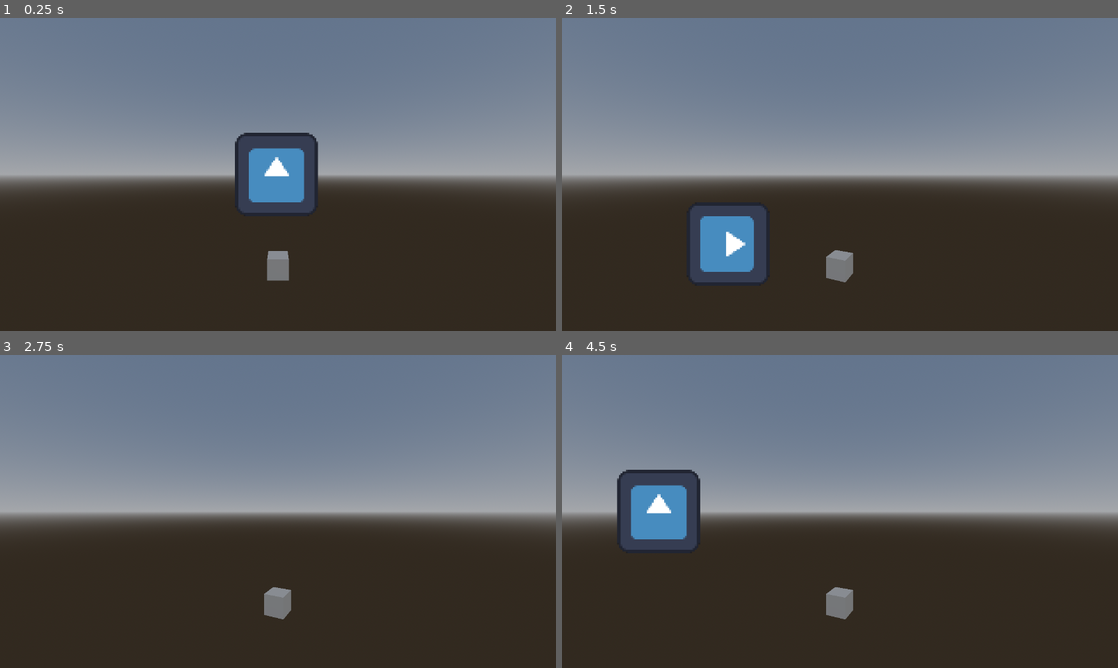
Above: before the commit, frames 1-4 (two rows, left to right).
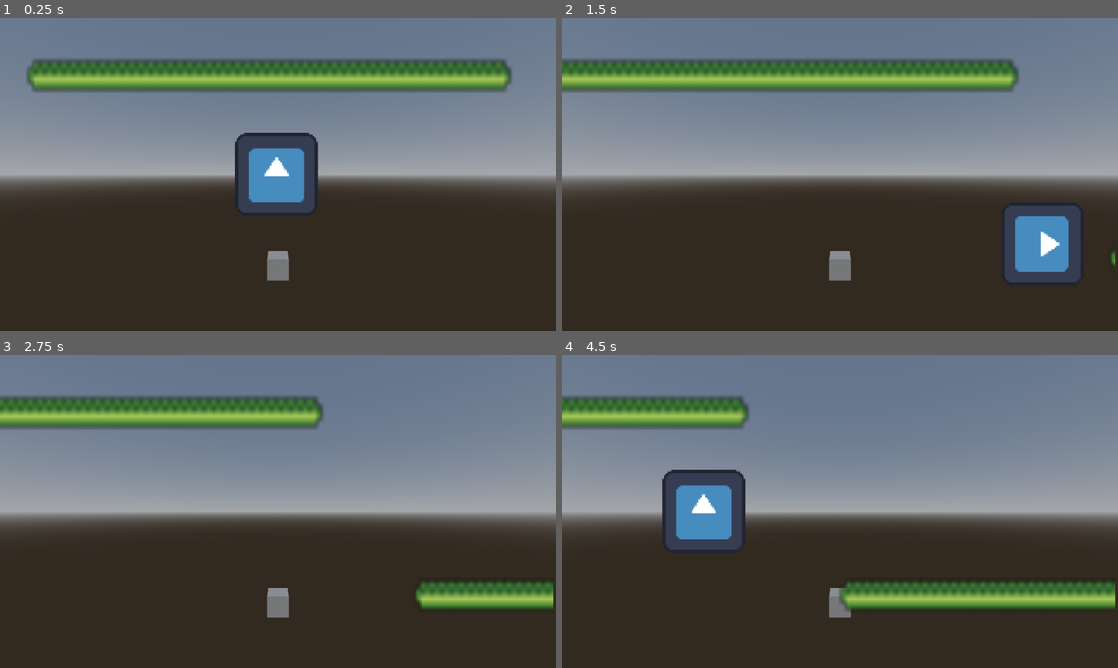
Above: after the commit, the same moments.

Repository: panorb/ludum-dare-55
Game: Godot game, scene res://game/game.tscn
Same seed, same stepped clock (60 frames per second), same inputs: the game is played once before the commit and once after it. The engine's default icon, where the game draws it, is replaced by a stand-in: a white triangle on a blue panel in a dark square.
Inputs (mouse positions are in pixels of both pictures, inside the frame that each line leads up to):
- Up to frame 1 (0.25 s): no input
- Up to frame 2 (1.5 s): tap Enter at 0.5 s; move the mouse to (962, 158) at 0.52 s; hold Right (ui_right) 0.53-1.28 s; click (962, 158) at 0.67 s; move the mouse to (728, 190) at 1.27 s; hold Down (ui_down) from 1.28 s (still down)
- Up to frame 3 (2.75 s): move the mouse to (333, 442) at 2.02 s; release Down (ui_down) at 2.03 s; hold Right (ui_right) from 2.03 s (still down)
- Up to frame 4 (4.5 s): move the mouse to (812, 574) at 2.77 s; release Right (ui_right) at 2.78 s; hold Up (ui_up) 2.78-3.53 s; click (812, 574) at 2.92 s; move the mouse to (1006, 558) at 3.52 s; hold Left (ui_left) from 3.53 s (still down); move the mouse to (673, 464) at 4.27 s

The runs differ from the first frame. In frame 1, 9.0% of the frame differs, in the area x 4-92%, y 13-24%; in frame 2, 15%, in the area x 0-100%, y 13-85%; in frame 3, 8.2%; in frame 4, 13%.

Commit message:
implemented basic player movement

Diff:
--- a/godot/game/game.gd
+++ b/godot/game/game.gd
@@ -5,15 +5,15 @@
 @onready var environment := %Environment
 @onready var level := %Level
 
-var run_no = 0
 
 func _process(delta):
-	var player_pos = level.get_player_position()
-	print(player_pos)
-	if abs(player_pos) > 0.6 and run_no < 17:
-		environment.move_view(player_pos)
-		level.move_view(player_pos)
-		run_no += 1
+	level.viewport_size = level_viewport.size
+
+	var offset = level.get_player_position()
+
+	print("level position:", level.position)
+
+
 
 func _input(event):
 	pass
--- a/godot/game/level.gd
+++ b/godot/game/level.gd
@@ -1,18 +1,20 @@
 extends Node2D
 
-var viewport_size = Vector2.ZERO
+var viewport_size = Vector2.ONE
 @onready var player := $Player
+@onready var bullets := $Bullets
 
 func _update(delta: float):
 	pass
 
 func get_player_position():
-	var half_length = viewport_size.x/2
-	var px_center = position.x + half_length
-	var px_offset = player.position.x - px_center
-	var relative_offset = px_offset / half_length
-	return relative_offset
-	# return
+	var center = Vector2(viewport_size / 2)
+	var offset = player.position - center
+	print("offset: ", offset)
+
+	if abs(offset.x) > 100:
+		player.position.x += offset.x * -0.01
+		bullets.position.x += offset.x * -0.01
 
 func move_view(move_x: float):
-	position.x -= move_x * 10.0
+	position.x -= move_x
--- a/godot/game/level.tscn
+++ b/godot/game/level.tscn
@@ -1,10 +1,38 @@
-[gd_scene load_steps=3 format=3 uid="uid://cwbdfcdw51eus"]
+[gd_scene load_steps=4 format=3 uid="uid://cwbdfcdw51eus"]
 
 [ext_resource type="PackedScene" uid="uid://36yf2lknh4wl" path="res://entity/player.tscn" id="1_ex0qr"]
 [ext_resource type="Script" path="res://game/level.gd" id="1_ou5fb"]
+[ext_resource type="Texture2D" uid="uid://b4a2cybfkbclq" path="res://gui/health_bar/hp_bar.png" id="3_jxogx"]
 
 [node name="Level" type="Node2D"]
 script = ExtResource("1_ou5fb")
 
 [node name="Player" parent="." instance=ExtResource("1_ex0qr")]
 position = Vector2(160, 90)
+
+[node name="Bullets" type="Node2D" parent="."]
+position = Vector2(139, 29)
+
+[node name="Sprite2D" type="Sprite2D" parent="Bullets"]
+scale = Vector2(2.7912, -4.11901)
+texture = ExtResource("3_jxogx")
+
+[node name="Sprite2D2" type="Sprite2D" parent="Bullets"]
+position = Vector2(425, 333)
+scale = Vector2(2.7912, -4.11901)
+texture = ExtResource("3_jxogx")
+
+[node name="Sprite2D3" type="Sprite2D" parent="Bullets"]
+position = Vector2(333, 105)
+scale = Vector2(2.7912, -4.11901)
+texture = ExtResource("3_jxogx")
+
+[node name="Sprite2D4" type="Sprite2D" parent="Bullets"]
+position = Vector2(53, 282)
+scale = Vector2(2.7912, -4.11901)
+texture = ExtResource("3_jxogx")
+
+[node name="Sprite2D5" type="Sprite2D" parent="Bullets"]
+position = Vector2(261, 220)
+scale = Vector2(2.7912, -4.11901)
+texture = ExtResource("3_jxogx")
